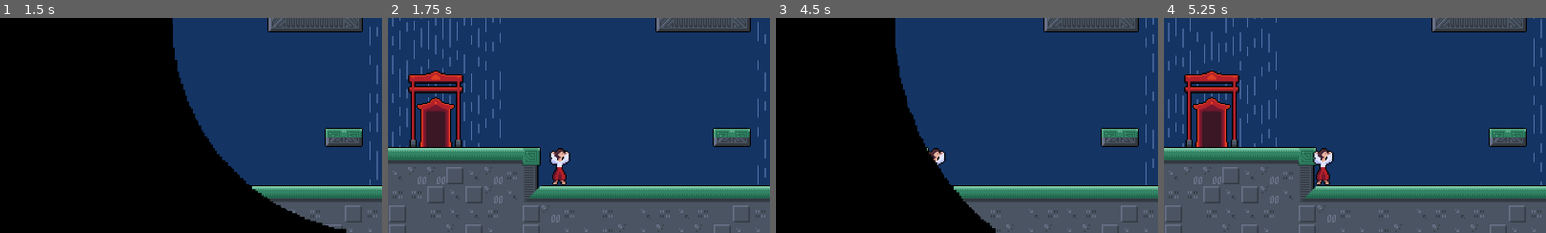
Above: before the commit, frames 1-4 (left to right).
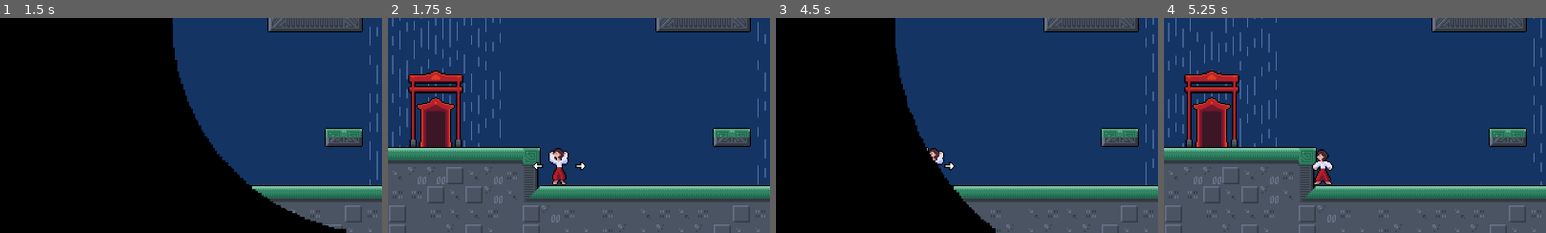
Above: after the commit, the same moments.

Repository: cassidyjames/amaya-maiden-of-the-storm
Game: Godot game, scene res://scenes/game.tscn
Two runs of this game, one before a commit and one after it. Both use one fixed random seed, a clock stepped at 60 frames per second and the inputs below. The project has no main scene, so this scene is started directly.
Inputs:
- Up to frame 1 (1.5 s): hold Right (run_right) 0.53-1.28 s; tap C (change_wind) at 0.6, 1.35 s; tap X (jump) at 0.77 s; hold Left (run_left) from 1.28 s (still down)
- Up to frame 2 (1.75 s): keep holding Left (run_left); tap X (jump) at 1.52 s
- Up to frame 3 (4.5 s): release Left (run_left) at 2.03 s; hold Right (run_right) 2.03-3.53 s; tap C (change_wind) every 0.75 s from 2.1 to 4.35 s; tap X (jump) at 3.02, 3.77 s; hold Left (run_left) from 3.53 s (still down)
- Up to frame 4 (5.25 s): keep holding Left (run_left); tap X (jump) at 4.52 s; tap C (change_wind) at 5.1 s
The pictures show only the part of the screen within x 0-50%, y 50-100%; the shares and areas given below are measured in that part.

Frame 1 is identical in both runs. In frame 2, 0.5% of the frame differs, in the area x 37-52%, y 60-77%; in frame 3, 0.2%; in frame 4, 0.6%, in the area x 38-45%, y 60-78%.

Commit message:
Add indicators to wind-changing state

Diff:
--- a/game/objects/player.gd
+++ b/game/objects/player.gd
@@ -13,6 +13,8 @@
 
 @onready var sprite : Sprite2D = $Sprite2D
 @onready var orb_float_point : Node2D = $OrbFloatPoint
+@onready var arrow_left : Sprite2D = $Arrow_Left
+@onready var arrow_right : Sprite2D = $Arrow_Right
 
 enum State {NORMAL, WIND_CHANGE, CHANGE_LEFT, CHANGE_RIGHT, HIT}
 
@@ -65,7 +67,8 @@
 		if Input.is_action_just_pressed("change_wind"):
 			current_state = State.WIND_CHANGE
 			anim_index = 0.0
-			sprite.flip_h = false
+			arrow_left.show()
+			arrow_right.show()
 
 	do_the_move_thing(Vector2.RIGHT, delta)
 	do_the_move_thing(Vector2.DOWN, delta)
@@ -74,14 +77,28 @@
 func state_wind_change(delta : float) -> void:
 	anim_index += delta * 10.0
 	sprite.frame = 1 + clampf(anim_index, 0.0, 1.0)
+	arrow_left.offset.x = sin(anim_index) * 4.0
+	arrow_right.offset.x = -sin(anim_index) * 4.0
 	if Input.is_action_just_pressed("run_left"):
 		get_tree().call_group("rainrow", "change_rain_direction", Vector2.LEFT)
+		sprite.flip_h = false
 		anim_index = 0.0
 		current_state = State.CHANGE_LEFT
+		arrow_left.hide()
+		arrow_right.hide()
 	elif Input.is_action_just_pressed("run_right"):
 		get_tree().call_group("rainrow", "change_rain_direction", Vector2.RIGHT)
+		sprite.flip_h = false
 		anim_index = 0.0
 		current_state = State.CHANGE_RIGHT
+		arrow_left.hide()
+		arrow_right.hide()
+	elif Input.is_action_just_pressed("change_wind"):
+		sprite.frame = 0
+		anim_index = 0.0
+		current_state = State.NORMAL
+		arrow_left.hide()
+		arrow_right.hide()
 
 func state_change_left(delta : float) -> void:
 	anim_index += delta * 10.0
--- a/game/objects/player.tscn
+++ b/game/objects/player.tscn
@@ -1,8 +1,9 @@
-[gd_scene load_steps=6 format=3 uid="uid://dh5q7o1myw66j"]
+[gd_scene load_steps=7 format=3 uid="uid://dh5q7o1myw66j"]
 
 [ext_resource type="Texture2D" uid="uid://b26fx2gx75hdq" path="res://sprites/player.png" id="1_cdcfq"]
 [ext_resource type="Script" path="res://objects/player.gd" id="1_smei0"]
 [ext_resource type="Shader" path="res://shaders/player.gdshader" id="2_233vt"]
+[ext_resource type="Texture2D" uid="uid://c558hu4ho21oe" path="res://sprites/arrow.png" id="4_w8tc3"]
 
 [sub_resource type="RectangleShape2D" id="RectangleShape2D_1xxlt"]
 size = Vector2(10, 30)
@@ -30,3 +31,16 @@
 
 [node name="OrbFloatPoint" type="Node2D" parent="."]
 position = Vector2(0, -48)
+
+[node name="Arrow_Left" type="Sprite2D" parent="."]
+visible = false
+texture_filter = 1
+position = Vector2(-16, -16)
+texture = ExtResource("4_w8tc3")
+flip_h = true
+
+[node name="Arrow_Right" type="Sprite2D" parent="."]
+visible = false
+texture_filter = 1
+position = Vector2(16, -16)
+texture = ExtResource("4_w8tc3")
Binary file added: game/sprites/arrow.png
Not shown, added: game/sprites/arrow.png.import
